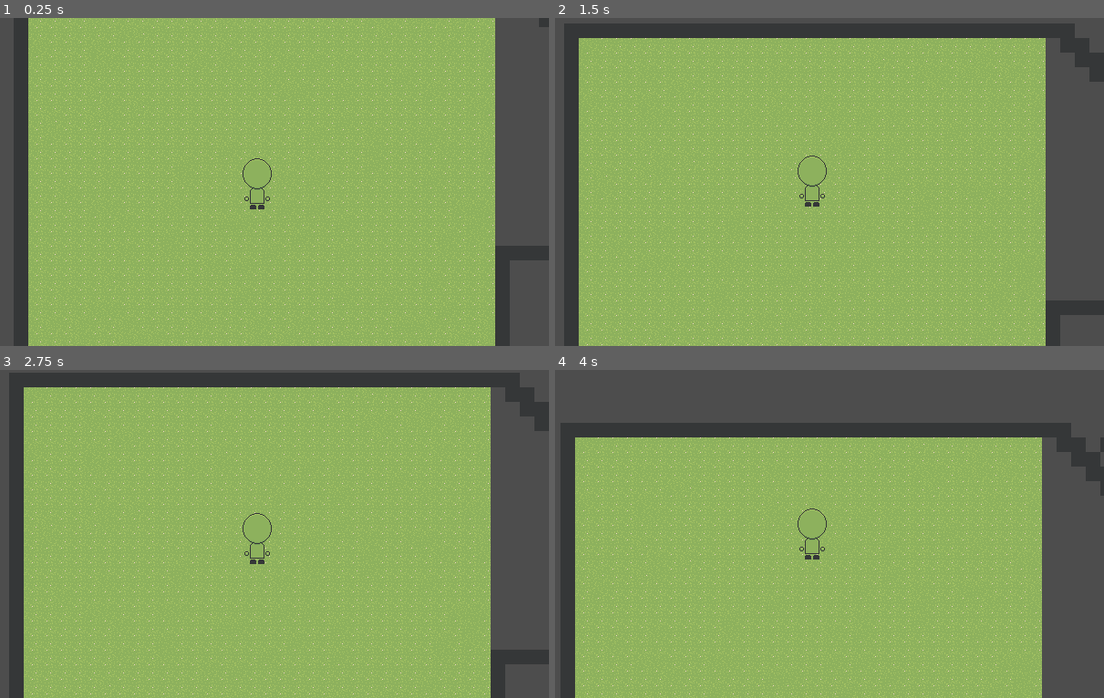
Above: before the commit, frames 1-4 (two rows, left to right).
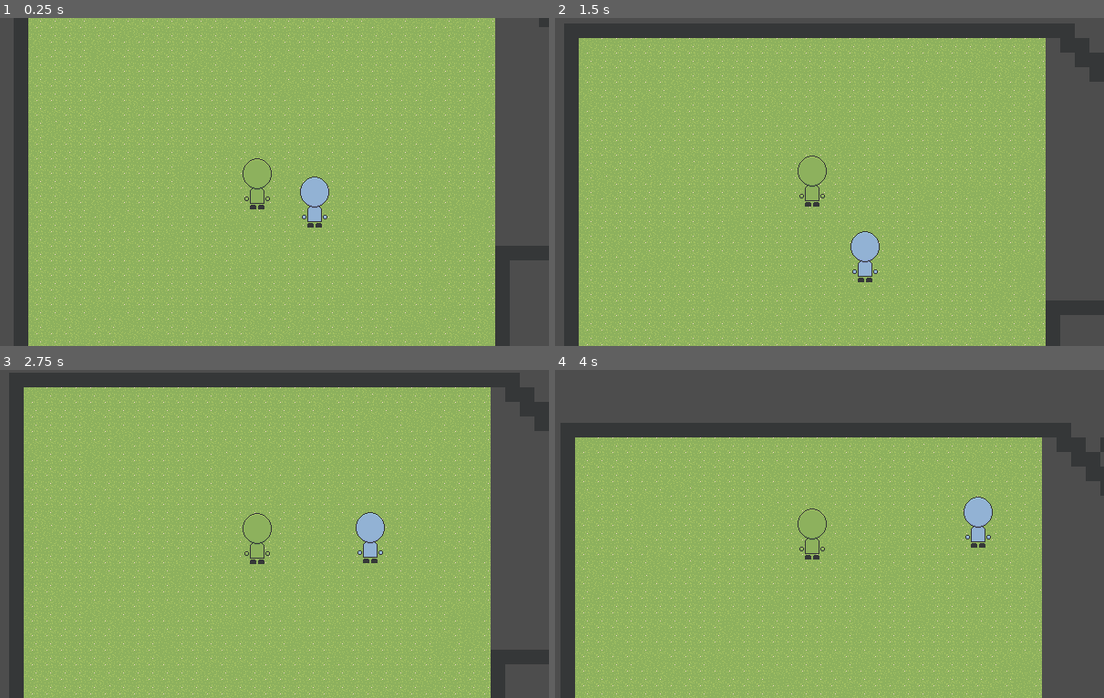
Above: after the commit, the same moments.

Repository: AugustoRemus/DetetiveGrafos
Game: Godot game, scene res://Scenes/DebugTeste/fase_debug.tscn
Two runs of this game, one before a commit and one after it. Both use one fixed random seed, a clock stepped at 60 frames per second and the inputs below.
Inputs (mouse positions are in pixels of both pictures, inside the frame that each line leads up to):
- Up to frame 1 (0.25 s): no input
- Up to frame 2 (1.5 s): tap Enter at 0.5 s; move the mouse to (939, 165) at 0.52 s; hold W (up) 0.53-1.28 s; tap D (R) at 0.6 s; right-click (939, 165) at 0.8 s; move the mouse to (697, 198) at 1.27 s; hold S (down) from 1.28 s (still down); right-click (697, 198) at 1.35 s
- Up to frame 3 (2.75 s): tap D (R) at 1.55 s; move the mouse to (312, 461) at 2.02 s; release S (down) at 2.03 s; hold W (up) from 2.03 s (still down); tap A (L) at 2.1 s; right-click (312, 461) at 2.3 s
- Up to frame 4 (4 s): move the mouse to (785, 599) at 2.77 s; tap D (R) at 2.85 s; move the mouse to (988, 583) at 3.52 s; release W (up) at 3.53 s; hold S (down) from 3.53 s (still down); right-click (988, 583) at 3.6 s

The runs differ from the first frame. In frame 1, 0.6% of the frame differs, in the area x 54-60%, y 48-64%; in frame 2, 0.6%; in frame 3, 0.6%; in frame 4, 0.6%.

Commit message:
NPCs inicio movimentacao

Diff:
--- a/detetivegrafos/Scenes/DebugTeste/fase_debug.tscn
+++ b/detetivegrafos/Scenes/DebugTeste/fase_debug.tscn
@@ -1,7 +1,8 @@
-[gd_scene load_steps=5 format=3 uid="uid://cbqdr3clwff2u"]
+[gd_scene load_steps=7 format=3 uid="uid://cbqdr3clwff2u"]
 
 [ext_resource type="Texture2D" uid="uid://8wi7rypkvgld" path="res://Sprites/Placeholders/tileSet.png" id="1_bskgw"]
 [ext_resource type="PackedScene" uid="uid://dkbcnmufbpy2f" path="res://Scenes/DebugTeste/protagonista.tscn" id="2_dhdj0"]
+[ext_resource type="PackedScene" uid="uid://p06c8bn2f2o4" path="res://Scenes/base_np_cs.tscn" id="3_ywf2r"]
 
 [sub_resource type="TileSetAtlasSource" id="TileSetAtlasSource_dhdj0"]
 resource_name = "Grama1"
@@ -83,6 +84,11 @@
 physics_layer_0/collision_layer = 1
 sources/0 = SubResource("TileSetAtlasSource_dhdj0")
 
+[sub_resource type="NavigationPolygon" id="NavigationPolygon_dhdj0"]
+vertices = PackedVector2Array(419.039, -51.0313, 420.953, 335.07, -66, 338.922, -66, -52.9609)
+polygons = Array[PackedInt32Array]([PackedInt32Array(0, 1, 2, 3)])
+outlines = Array[PackedVector2Array]([PackedVector2Array(-76, -63, 429, -61, 431, 345, -76, 349)])
+
 [node name="FaseDebug" type="Node2D"]
 
 [node name="TileMap" type="TileMap" parent="."]
@@ -93,3 +99,18 @@
 
 [node name="Player" parent="." instance=ExtResource("2_dhdj0")]
 position = Vector2(173, 154)
+
+[node name="NavigationRegion2D" type="NavigationRegion2D" parent="."]
+navigation_polygon = SubResource("NavigationPolygon_dhdj0")
+
+[node name="BaseNPCs" parent="." node_paths=PackedStringArray("nodosDestino") instance=ExtResource("3_ywf2r")]
+position = Vector2(236, 174)
+nodosDestino = [NodePath("../ArrayPontos/1"), NodePath("../ArrayPontos/2")]
+
+[node name="ArrayPontos" type="Node" parent="."]
+
+[node name="1" type="Node2D" parent="ArrayPontos"]
+position = Vector2(370, 21)
+
+[node name="2" type="Node2D" parent="ArrayPontos"]
+position = Vector2(16, 267)
--- /dev/null
+++ b/detetivegrafos/Scenes/base_np_cs.tscn
@@ -0,0 +1,32 @@
+[gd_scene load_steps=6 format=3 uid="uid://p06c8bn2f2o4"]
+
+[ext_resource type="Script" uid="uid://qr814uioqvcr" path="res://Scripts/NPCs/base_np_cs.gd" id="1_cf2bg"]
+[ext_resource type="Texture2D" uid="uid://cyjrq7vohb5rb" path="res://Sprites/Placeholders/NPCAzul.png" id="1_udhxp"]
+[ext_resource type="Script" uid="uid://do2li500nlhjs" path="res://Scripts/NPCs/spriteNPCs.gd" id="3_y6ahf"]
+[ext_resource type="Script" uid="uid://c7vb66rsbo7d4" path="res://Scripts/NPCs/navigation_agent_2d.gd" id="4_y6ahf"]
+[ext_resource type="Script" uid="uid://ckf1g5wqysw3g" path="res://Scripts/NPCs/logica_destino.gd" id="5_ujk41"]
+
+[node name="BaseNPCs" type="CharacterBody2D"]
+script = ExtResource("1_cf2bg")
+speedNPC = 100.0
+tempoEsperaMin = 1.0
+tempoEsperaMax = 3.0
+
+[node name="Sprite" type="Sprite2D" parent="."]
+texture = ExtResource("1_udhxp")
+script = ExtResource("3_y6ahf")
+
+[node name="NavigationAgent2D" type="NavigationAgent2D" parent="." node_paths=PackedStringArray("base_np_cs", "logica", "timer")]
+script = ExtResource("4_y6ahf")
+base_np_cs = NodePath("..")
+logica = NodePath("logicaDestino")
+timer = NodePath("../timerDestino")
+
+[node name="logicaDestino" type="Node" parent="NavigationAgent2D" node_paths=PackedStringArray("npc")]
+script = ExtResource("5_ujk41")
+npc = NodePath("../..")
+
+[node name="timerDestino" type="Timer" parent="."]
+one_shot = true
+
+[connection signal="timeout" from="timerDestino" to="NavigationAgent2D" method="_on_timer_destino_timeout"]
--- /dev/null
+++ b/detetivegrafos/Scripts/NPCs/base_np_cs.gd
@@ -0,0 +1,16 @@
+extends CharacterBody2D
+
+
+@export var speedNPC: float
+
+@export var nodosDestino: Array[Node2D]
+
+@export var tempoEsperaMin: float
+@export var tempoEsperaMax: float
+
+#uma lista de npcs base que vai dizer quais ele gosta e quais n gosta
+#bota aqui e é utilizado por outro nodo dele para a logica
+
+func _ready() -> void:
+
+	pass
--- /dev/null
+++ b/detetivegrafos/Scripts/NPCs/logica_destino.gd
@@ -0,0 +1,30 @@
+extends Node
+
+var lastPoint : Node2D = null
+
+@export var npc = CharacterBody2D
+
+# nodosDestino   é o nome do array
+
+#retorna uma posicao (vector 2) para onde o npc tem q andar
+func getNewPoit():
+	#caso tenha apenas 1 nodo ou nenhum ele vai retornar
+	#q a nova posicao é a que ele esta agora para ele
+	#ficar parado
+	if npc.nodosDestino.size() <= 1:
+		return npc.position
+
+	#so sai quando der um return
+	while true:
+		#cria novo nodo
+		var newPos:Node2D
+		#pega um aleatorio
+		newPos = npc.nodosDestino.pick_random()
+
+		#se for diferente do antigo
+		#isso pode dar pau
+		if lastPoint != newPos:
+			#o antigo vira atual
+			lastPoint = newPos
+			#retorna o novo
+			return newPos.position
--- /dev/null
+++ b/detetivegrafos/Scripts/NPCs/navigation_agent_2d.gd
@@ -0,0 +1,71 @@
+extends NavigationAgent2D
+
+@export var base_np_cs: CharacterBody2D
+@export var logica: Node
+@export var timer: Timer
+
+var destinoExiste := false
+
+func _ready():
+	#espera pra começar
+	startCronometroRand()
+
+	#pra n dar erro
+	target_position = base_np_cs.global_position
+	set_target_position(target_position)
+
+func _process(delta: float) -> void:
+
+	#teste debug
+	if Input.is_action_just_pressed("MouseDireito"):
+		var printDebug = logica.getNewPoit()
+		print(printDebug)
+
+
+
+func _physics_process(delta: float) -> void:
+	# se ainda n chegou no final
+	if not is_navigation_finished():
+		#pega proxima posição
+		var next_position = get_next_path_position()
+		#calcula a direção
+		var direction = (next_position - base_np_cs.global_position).normalized()
+		#usa direcao para calcular a velocidade
+		var velocity = direction * base_np_cs.speedNPC
+		#redefine a do character body
+		base_np_cs.velocity = velocity
+		#chama a funcao para se mover do character body
+		base_np_cs.move_and_slide()
+
+
+
+	#chegou no final, fica parado
+	else:
+		#isso serve para chamar a func de escolher destino apenas
+		#uma vez
+		if destinoExiste == true:
+			destinoExiste = false
+			#inicia o timer
+			startCronometroRand()
+			#print("cheguei")
+
+		#zera velocidade
+		base_np_cs.velocity = Vector2.ZERO
+		#chama a funcao para se mover do character body
+		base_np_cs.move_and_slide()
+
+
+#starta o cronometro com um tempo do range
+func startCronometroRand():
+		#starta
+		timer.start(randf_range(base_np_cs.tempoEsperaMin,base_np_cs.tempoEsperaMax))
+
+
+#timer deu
+func _on_timer_destino_timeout() -> void:
+	#chama a func da logica pra pegar novo ponto
+	target_position = logica.getNewPoit()
+	#seta o target
+	set_target_position(target_position)
+	#para apenas chamar uma vez quando chegar
+	destinoExiste = true
--- /dev/null
+++ b/detetivegrafos/Scripts/NPCs/spriteNPCs.gd
@@ -0,0 +1,4 @@
+extends Sprite2D
+
+
+#vai receber um resource se pa
--- a/detetivegrafos/project.godot
+++ b/detetivegrafos/project.godot
@@ -69,6 +69,16 @@
 "events": [Object(InputEventKey,"resource_local_to_scene":false,"resource_name":"","device":-1,"window_id":0,"alt_press …(192 unchanged characters)…
 ]
 }
+MouseEsquerdo={
+"deadzone": 0.2,
+"events": [Object(InputEventMouseButton,"resource_local_to_scene":false,"resource_name":"","device":-1,"window_id":0,"alt_pressed":false,"shift_pressed":false,"ctrl_pressed":false,"meta_pressed":false,"button_mask":0,"position":Vector2(0, 0),"global_position":Vector2(0, 0),"factor":1.0,"button_index":1,"canceled":false,"pressed":false,"double_click":false,"script":null)
+]
+}
+MouseDireito={
+"deadzone": 0.2,
+"events": [Object(InputEventMouseButton,"resource_local_to_scene":false,"resource_name":"","device":-1,"window_id":0,"alt_pressed":false,"shift_pressed":false,"ctrl_pressed":false,"meta_pressed":false,"button_mask":0,"position":Vector2(0, 0),"global_position":Vector2(0, 0),"factor":1.0,"button_index":2,"canceled":false,"pressed":false,"double_click":false,"script":null)
+]
+}
 
 [rendering]
 
Not shown, added: detetivegrafos/Scripts/NPCs/base_np_cs.gd.uid
Not shown, added: detetivegrafos/Scripts/NPCs/logica_destino.gd.uid
Not shown, added: detetivegrafos/Scripts/NPCs/navigation_agent_2d.gd.uid
Not shown, added: detetivegrafos/Scripts/NPCs/spriteNPCs.gd.uid
